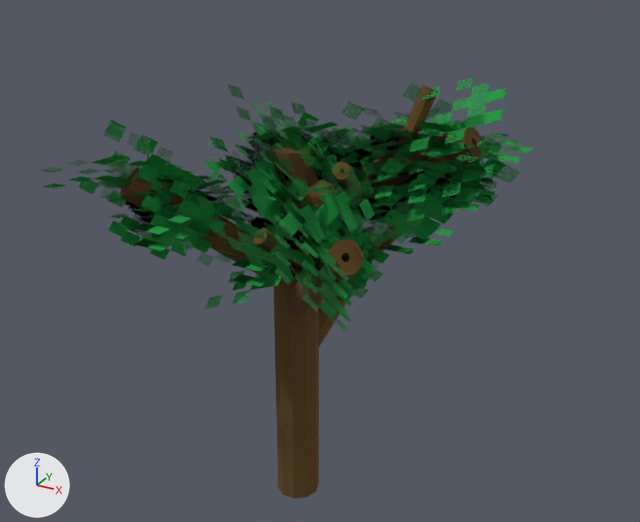
The glTF model 3dgame/assets/Tree.gltf, before and after one commit.
One viewpoint serves both versions: a 50 mm camera at (1.71, -2.9, 2.61) aimed at (0.1, 0.02, 1.15). Every picture has the same lights, and +X, +Y and +Z are marked at lower left. Where no turn or scale is listed for an object, it has been applied to the vertices. Vertices at the same position are counted once.

In view in the first picture: 'tube'.
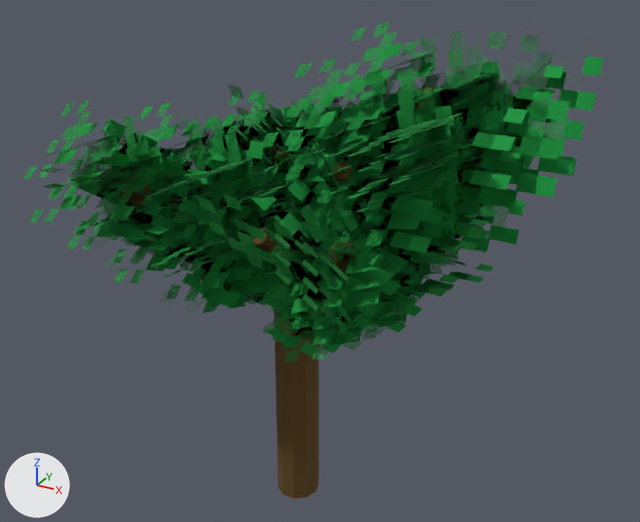
The edits, one by one:
me_mesh_0 is used by ob_tube; location (-0.188, -0.312, 1.312).
me_mesh_0 had 916 vertices, 1356 faces and spanned x -0.64..1.12, y -0.38..0.94, z -1.31..0.67.
me_mesh_0 now has 2188 vertices, 2628 faces and spans x -0.81..1.25, y -0.59..1.08, z -1.31..0.81.
me_mesh_0 part 1: the loose piece of 4 vertices spanning x 0.38..0.69, y 0.56..0.94, z -0.13..-0.12 is copied, and the copy is moved by (0.06, 0.0, -0.19); it spans x 0.44..0.75, y 0.56..0.94, z -0.31.
me_mesh_0 part 2: the loose piece of 4 vertices spanning x 0.38..0.69, y 0.56..0.94, z -0.13..-0.12 is copied, and the copy is moved by (0.19, 0.0, -0.13); it spans x 0.56..0.88, y 0.56..0.94, z -0.25.
me_mesh_0 part 3: the loose piece of 4 vertices spanning x 0.25..0.56, y 0.62..0.93, z -0.22..-0.01 is copied, and the copy is moved by (0.19, 0.0, -0.13); it spans x 0.44..0.75, y 0.62..0.93, z -0.35..-0.13.
me_mesh_0 part 4: the loose piece of 4 vertices spanning x 0.05..0.44, y 0.4..0.78, z -0.44..-0.21 is copied, and the copy is moved by (0.19, 0.0, -0.13); it spans x 0.24..0.62, y 0.4..0.78, z -0.57..-0.33.
me_mesh_0 part 5: the loose piece of 4 vertices spanning x 0.05..0.44, y 0.4..0.78, z -0.44..-0.21 is copied, and the copy is moved by (0.19, 0.0, -0.06); it spans x 0.24..0.62, y 0.4..0.78, z -0.5..-0.27.
me_mesh_0 part 6: the loose piece of 4 vertices spanning x 0.05..0.44, y 0.4..0.78, z -0.44..-0.21 is copied, and the copy is moved by (0.19, 0.0, 0.0); it spans x 0.24..0.62, y 0.4..0.78, z -0.44..-0.21.
me_mesh_0 part 7: the loose piece of 4 vertices spanning x 0.04..0.49, y 0.45..0.63, z -0.55..-0.09 is copied, and the copy is moved by (0.19, 0.06, -0.06); it spans x 0.23..0.67, y 0.51..0.69, z -0.61..-0.15.
me_mesh_0 part 8: the loose piece of 4 vertices spanning x 0.04..0.49, y 0.45..0.63, z -0.55..-0.09 is copied, and the copy is moved by (0.19, 0.0, -0.12); it spans x 0.23..0.67, y 0.45..0.63, z -0.67..-0.22.
me_mesh_0 part 9: the loose piece of 4 vertices spanning x 0.04..0.49, y 0.45..0.63, z -0.55..-0.09 is copied, and the copy is moved by (0.19, 0.0, -0.06); it spans x 0.23..0.67, y 0.45..0.63, z -0.61..-0.15.
me_mesh_0 part 10: the loose piece of 4 vertices spanning x 0.04..0.49, y 0.39..0.57, z -0.48..-0.03 is copied, and the copy is moved by (0.19, 0.0, -0.12); it spans x 0.23..0.67, y 0.39..0.57, z -0.61..-0.15.
me_mesh_0 part 11: 1152 vertices added at x -0.81..1.25, y -0.59..1.08, z -0.67..0.81.

Pixel boxes (x1, y1, x2, y2) of what changed, in the pictures (640 x 522 px):
'tube', reshaped (18% wider, 13% taller): before (40, 77, 533, 498); after (23, 22, 604, 498)
part 1 of me_mesh_0, added: after (423, 271, 455, 290)
part 2 of me_mesh_0, added: after (452, 264, 494, 283)
part 3 of me_mesh_0, added: after (429, 250, 467, 266)
part 4 of me_mesh_0, added: after (362, 293, 411, 340)
part 5 of me_mesh_0, added: after (366, 285, 410, 326)
part 6 of me_mesh_0, added: after (380, 275, 410, 300)
part 7 of me_mesh_0, added: after (394, 275, 425, 313)
part 8 of me_mesh_0, added: after (361, 287, 422, 336)
part 9 of me_mesh_0, added: after (377, 272, 422, 322)
part 10 of me_mesh_0, added: after (369, 278, 417, 327)
part 11 of me_mesh_0, added (green): after (23, 22, 604, 363)
